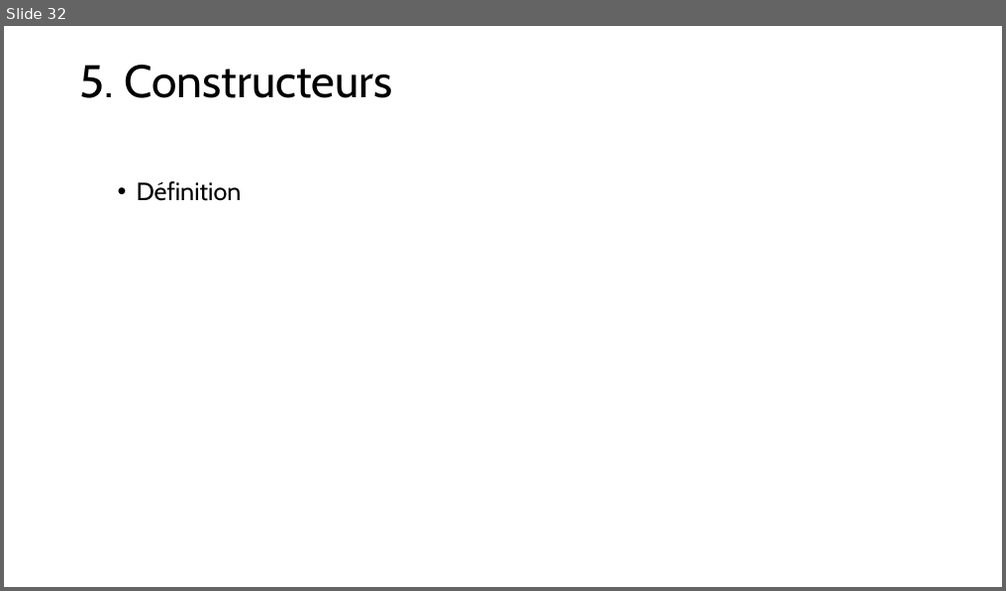
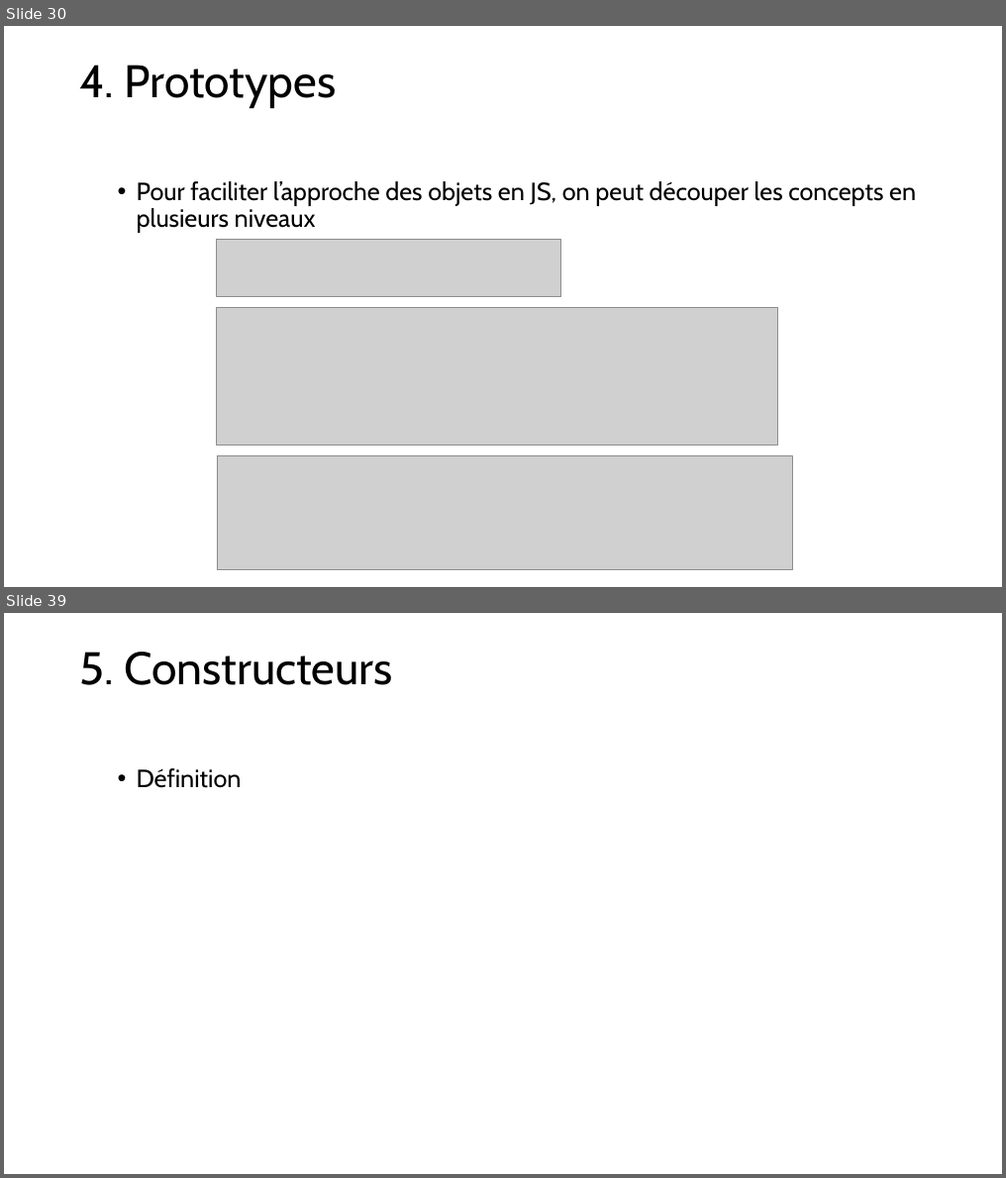
Before and after one commit to LJKhnor/chapitre-6, a slide deck: Chapitre 6.pptx. Shown one above the other, each under a label of ours: slide 32 before the commit, slides 30 and 39 after it; the slides between them are not shown. The pictures are 1006x591 and 1006x1178 pixels, drawn with LibreOffice and Linux fonts; fonts in the diff are those of the drawing; grey boxes stand for pictures. Boxes give left, top, right and bottom in pixels: in the first picture for what was removed or moved away, otherwise in the second. Text is boxed around its words. In the diff, an @@ line names an element or a change of style, - is before the commit and + after.

```diff
--- a/Chapitre 6.pptx
+++ b/Chapitre 6.pptx
@@ slide 30 added at [4,26,1002,587], background #FFFFFF @@
@@ title added at [80,65,336,108], 44 pt, text #000000 @@
+4. Prototypes
@@ text added at [137,181,916,233], 24 pt, text #000000 @@
+  • Pour faciliter l’approche des objets en JS, on peut découper les concepts en plusieurs niveaux
@@ picture added at [217,240,560,296] @@
@@ picture added at [217,307,777,445] @@
@@ picture added at [217,456,792,570] @@
@@ what was slide 32 is now slide 39 @@
```
Also in this commit, not shown: 21 slides changed, 7 other slides added, 1 slide removed.
